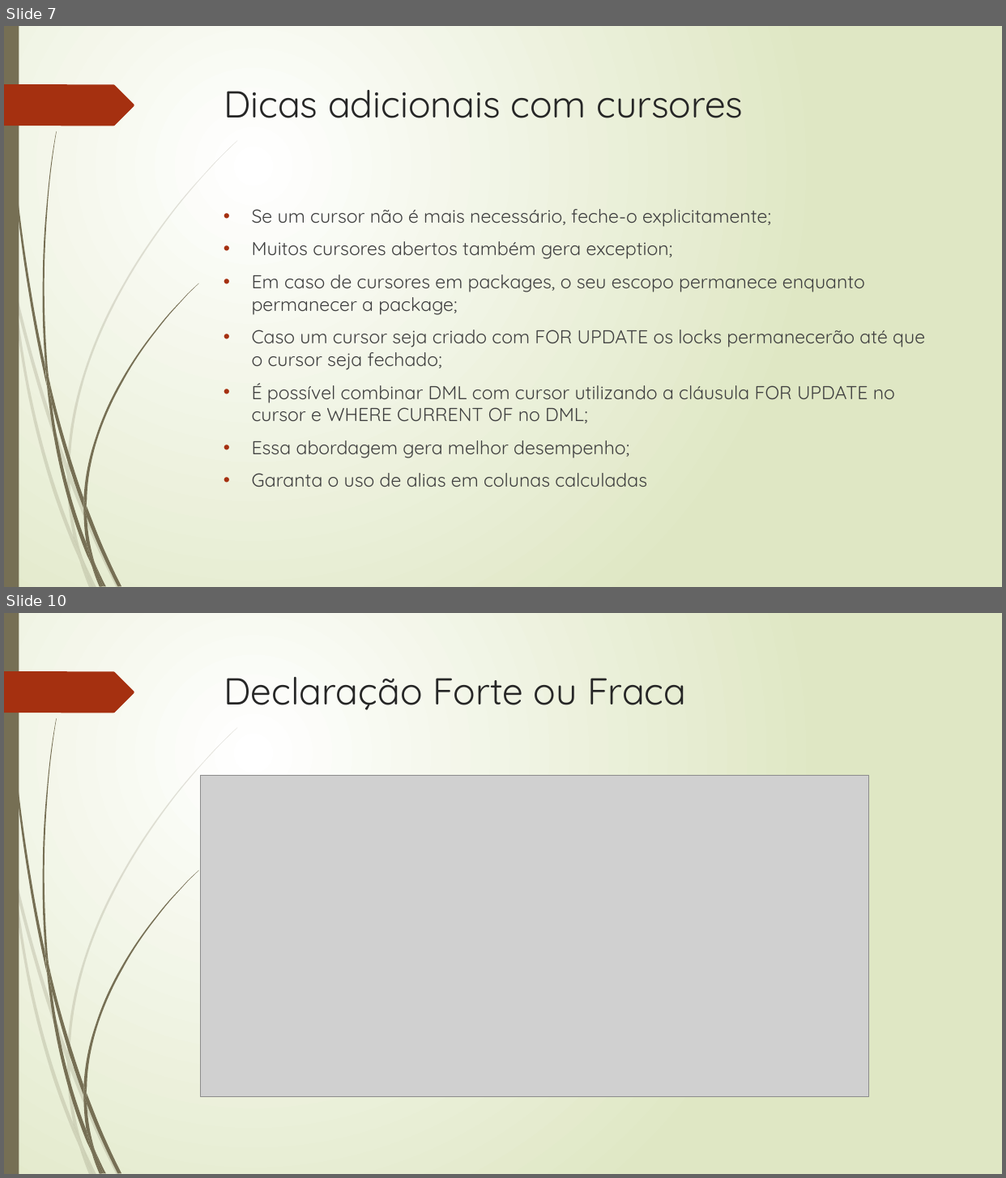
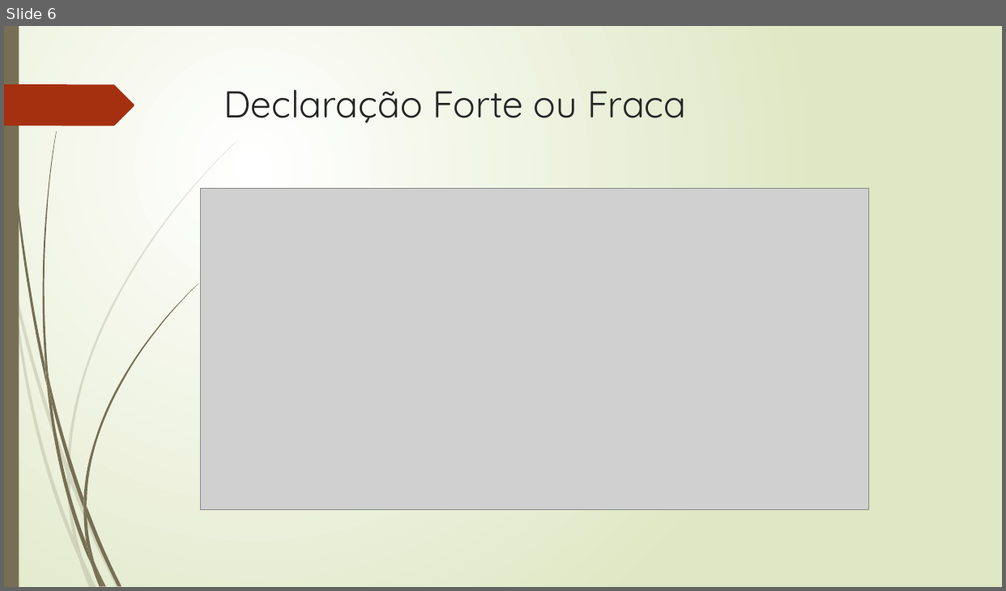
Before and after one commit to rpatricio-souza/Programacao_Avancada_de_Banco_de_Dados, a slide deck: Aula_05_Cursores.pptx. Shown one above the other, each under a label of ours: slides 7 and 10 before the commit, slide 6 after it; the slides between them are not shown. The pictures are 1006x1178 and 1006x591 pixels, drawn with LibreOffice and Linux fonts; fonts in the diff are those of the drawing; grey boxes stand for pictures. Boxes give left, top, right and bottom in pixels: in the first picture for what was removed or moved away, otherwise in the second. Text is boxed around its words. In the diff, an @@ line names an element or a change of style, - is before the commit and + after.

```diff
--- a/Aula_05_Cursores.pptx
+++ b/Aula_05_Cursores.pptx
@@ slide 7 removed at (4,26,1002,587), background gradient #FFFFFF to #DFE8C4; not listed: 24 template elements that a slide beside it also shows @@
@@ title removed at (224,90,743,118) @@
-Dicas adicionais com cursores
@@ text removed at (252,209,925,487) @@
-• Se um cursor não é mais necessário, feche-o explicitamente;
-• Muitos cursores abertos também gera exception;
-• Em caso de cursores em packages, o seu escopo permanece enquanto permanecer a package;
-• Caso um cursor seja criado com FOR UPDATE os locks permanecerão até que o cursor seja fechado;
-• É possível combinar DML com cursor utilizando a cláusula FOR UPDATE no cursor e WHERE CURRENT OF no DML;
-• Essa abordagem gera melhor desempenho;
-• Garanta o uso de alias em colunas calculadas
@@ what was slide 10 is now slide 6 @@
```
Also in this commit, not shown: 14 slides changed, 2 slides added, 9 other slides removed, 3 other files.
